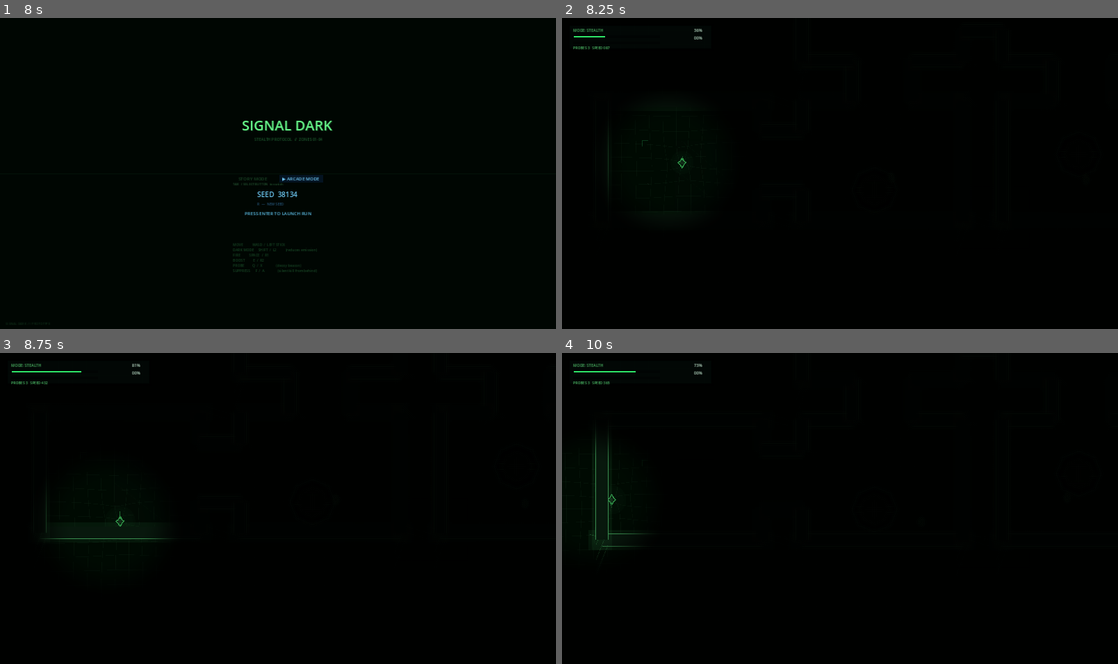
Above: before the commit, frames 1-4 (two rows, left to right).
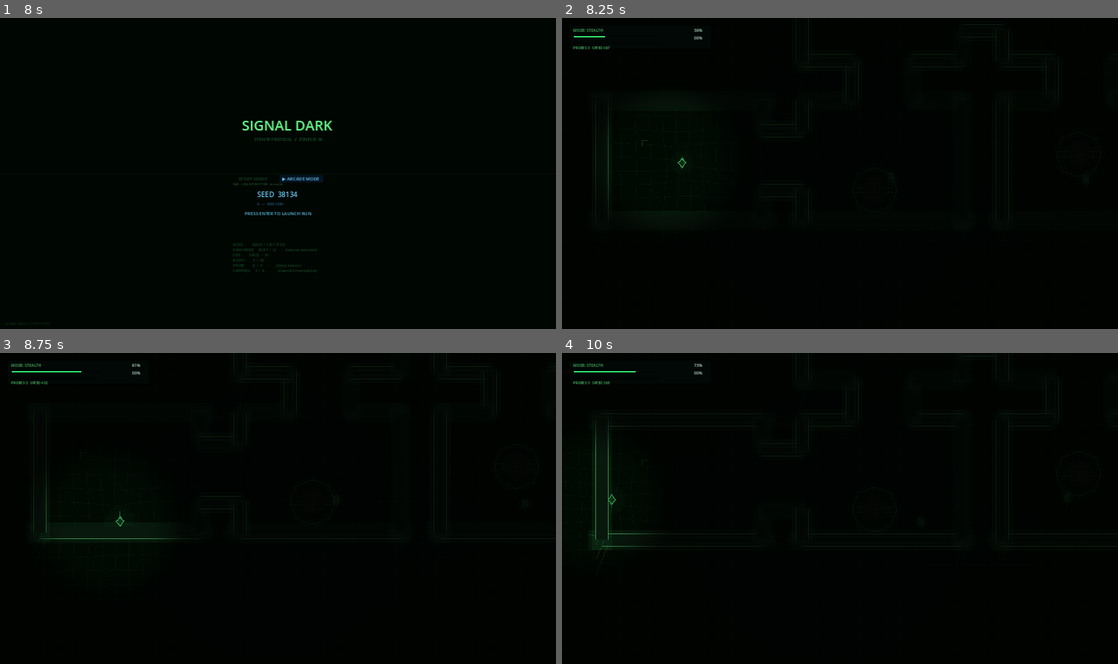
Above: after the commit, the same moments.

Repository: weeksdev/signal_dark
Game: Godot game, scene res://src/ui/StartScreen.tscn
The game is run twice, just before and just after one commit, with the same random seed, the same clock (stepped at 60 frames per second) and the same inputs.
Inputs (mouse positions are in pixels of both pictures, inside the frame that each line leads up to):
- Up to frame 1 (8 s): tap Enter at 0.5 s; move the mouse to (400, 157) at 0.52 s; hold D (move_right) 0.53-1.28 s; hold Space (boost) 0.53-1.28 s; tap R (restart) every 0.75 s from 1.25 to 4.25 s; move the mouse to (166, 189) at 1.27 s; hold S (move_down) 1.28-2.03 s; click (166, 189) at 1.35 s; move the mouse to (333, 105) at 2.02 s; hold D (move_right) 2.03-2.78 s; hold F (hack) 2.03-2.78 s; move the mouse to (250, 235) at 2.77 s; hold W (move_up) 2.78-3.53 s; tap J (hack_a) at 2.85 s; move the mouse to (444, 220) at 3.52 s; hold A (move_left) 3.53-5.03 s; tap K (hack_b) at 3.6 s; move the mouse to (111, 126) at 4.27 s; tap U (hack_x) at 4.35 s; move the mouse to (305, 173) at 5.02 s; hold S (move_down) 5.03-5.78 s; tap I (hack_y) at 5.1 s; move the mouse to (194, 95) at 5.77 s; hold D (move_right) 5.78-6.53 s; tap Q (probe) at 5.85 s; move the mouse to (400, 157) at 6.52 s; hold W (move_up) 6.53-7.28 s; hold E (suppress) 6.53-7.28 s; move the mouse to (166, 189) at 7.27 s; hold D (move_right) from 7.28 s (still down); tap Tab at 7.35 s
- Up to frame 2 (8.25 s): move the mouse to (895, 105) at 8.02 s; release D (move_right) at 8.03 s; hold S (move_down) from 8.03 s (still down); tap Enter at 8.1 s
- Up to frame 3 (8.75 s): keep holding S (move_down)
- Up to frame 4 (10 s): move the mouse to (812, 570) at 8.77 s; release S (move_down) at 8.78 s; hold A (move_left) 8.78-9.53 s; tap Keypad Enter at 8.85 s; move the mouse to (1006, 555) at 9.52 s; hold W (move_up) from 9.53 s (still down); tap 1 at 9.6 s

Frame 1 is identical in both runs. In frame 2, less than 0.1% of the frame differs, in the area x 6-94%, y 27-65%; in frame 3, less than 0.1%; in frame 4, less than 0.1%.

Commit message:
checkpoint before tighter stealth falloff

Diff:
--- a/src/fx/StealthOverlay.gd
+++ b/src/fx/StealthOverlay.gd
@@ -8,7 +8,8 @@
 uniform vec2 viewport_size = vec2(1600.0, 900.0);
 uniform float inner_radius_px = 110.0;
 uniform float outer_radius_px = 250.0;
-uniform float max_darkness = 0.9;
+uniform float max_darkness = 0.72;
+uniform float ambient_floor = 0.24;
 uniform float stealth_mix = 1.0;
 
 vec4 blur5(vec2 uv, float blur_px) {
@@ -28,12 +29,13 @@
 	float dist_px = distance(screen_pos, light_center);
 	float falloff = smoothstep(inner_radius_px, outer_radius_px, dist_px);
 
-	float blur_amount = mix(0.0, 6.0, falloff);
+	float blur_amount = mix(0.0, 10.0, falloff);
 	vec4 blurred = blur5(SCREEN_UV, blur_amount);
 	vec4 mixed_col = mix(base, blurred, falloff);
 
 	float darkness = mix(0.0, max_darkness, falloff);
-	mixed_col.rgb *= (1.0 - darkness);
+	float visibility = max(ambient_floor, 1.0 - darkness);
+	mixed_col.rgb *= visibility;
 
 	COLOR = mix(base, vec4(mixed_col.rgb, 1.0), stealth_mix);
 }
@@ -81,6 +83,7 @@
 	_shader_material.set_shader_parameter("light_center", _signal_center(rect))
 	_shader_material.set_shader_parameter("viewport_size", rect.size)
 	_shader_material.set_shader_parameter("stealth_mix", 1.0 if not ColorSystem.in_combat else 0.0)
-	_shader_material.set_shader_parameter("inner_radius_px", 105.0)
-	_shader_material.set_shader_parameter("outer_radius_px", 230.0)
-	_shader_material.set_shader_parameter("max_darkness", 0.92)
+	_shader_material.set_shader_parameter("inner_radius_px", 115.0)
+	_shader_material.set_shader_parameter("outer_radius_px", 255.0)
+	_shader_material.set_shader_parameter("max_darkness", 0.72)
+	_shader_material.set_shader_parameter("ambient_floor", 0.24)
